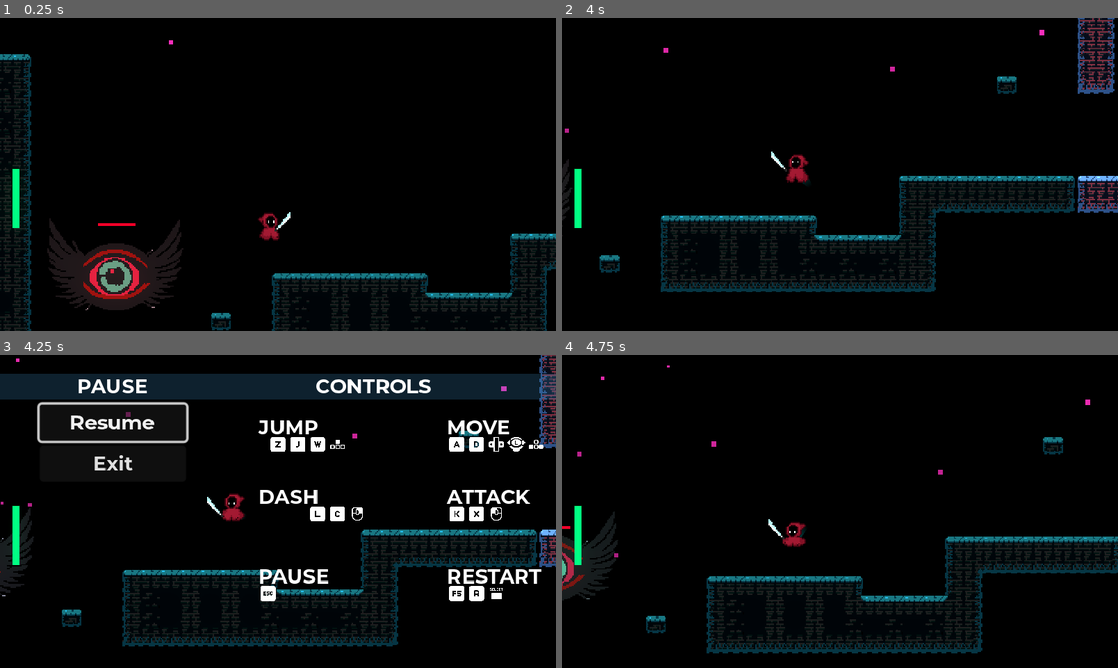
Above: before the commit, frames 1-4 (two rows, left to right).
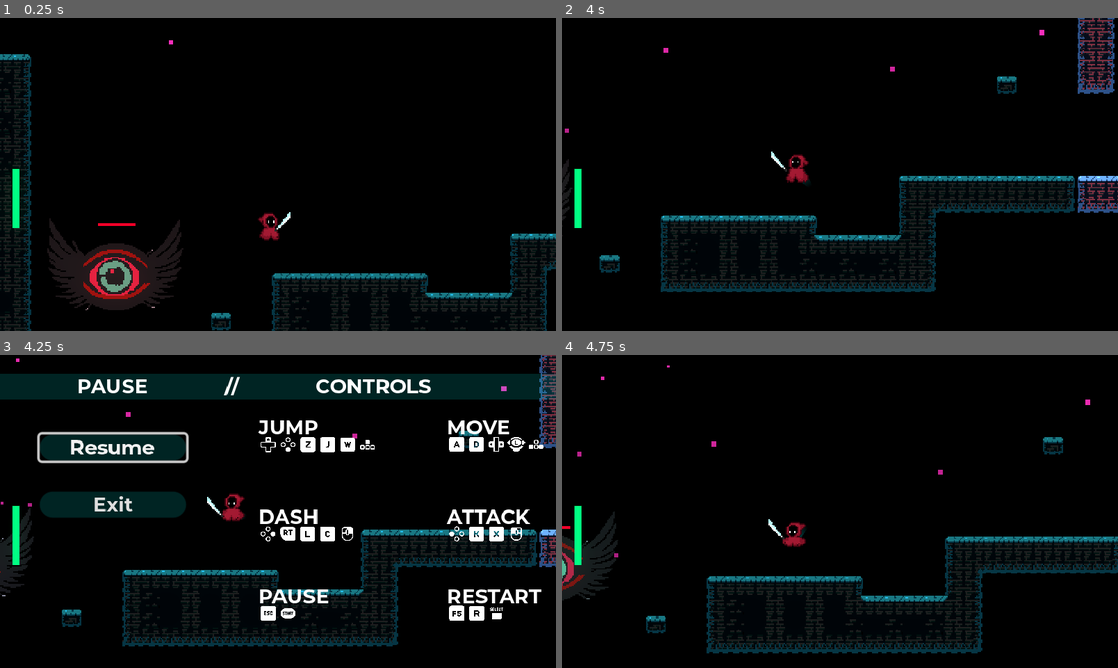
Above: after the commit, the same moments.

Repository: Driannn/AcerolaJam0
Game: Godot game, scene res://Scenes/Main scene/main_scene.tscn
Two runs of this game, one before a commit and one after it. Both use one fixed random seed, a clock stepped at 60 frames per second and the inputs below.
Inputs (mouse positions are in pixels of both pictures, inside the frame that each line leads up to):
- Up to frame 1 (0.25 s): no input
- Up to frame 2 (4 s): tap Enter (ui_accept) at 0.5 s; move the mouse to (962, 158) at 0.52 s; hold D (move_right) 0.53-1.28 s; tap X (attack) at 0.6, 2.85 s; click (962, 158) at 0.67 s; tap Space (jump) at 0.77, 1.52, 3.02, 3.77 s; move the mouse to (728, 190) at 1.27 s; hold S 1.28-2.03 s; tap C (dash) at 1.35, 3.6 s; move the mouse to (895, 105) at 2.02 s; hold D (move_right) 2.03-2.78 s; hold F 2.03-2.78 s; move the mouse to (812, 237) at 2.77 s; hold W 2.78-3.53 s; click (812, 237) at 2.92 s; move the mouse to (1006, 221) at 3.52 s; hold A (move_left) from 3.53 s (still down)
- Up to frame 3 (4.25 s): keep holding A (move_left); tap Escape (pause) at 4.15 s
- Up to frame 4 (4.75 s): keep holding A (move_left); move the mouse to (673, 464) at 4.27 s; tap F at 4.35 s; tap Space (jump) at 4.52 s

Frames 1-2 are identical in both runs. In frame 3, 9.3% of the frame differs, in the area x 6-98%, y 6-85%; in frame 4, nothing differs.

Commit message:
pause done

Diff:
--- a/Scenes/Entities/eye_enemy.tscn
+++ b/Scenes/Entities/eye_enemy.tscn
@@ -200,7 +200,7 @@
 collision_layer = 0
 collision_mask = 0
 script = ExtResource("4_o33od")
-damage = 15
+damage = 8
 
 [node name="CollisionShape2D" type="CollisionShape2D" parent="Sprite2D/MyHitBox"]
 position = Vector2(1.99998, -4.00001)
--- a/Scenes/UI/pause_menu.tscn
+++ b/Scenes/UI/pause_menu.tscn
@@ -10,6 +10,7 @@
 [ext_resource type="Texture2D" uid="uid://nc8b8l6sg26c" path="res://Assets/Icons/keyboard_f5.png" id="8_3gk24"]
 [ext_resource type="Texture2D" uid="uid://sg55d4rg2yml" path="res://Assets/Icons/keyboard_arrows_up_outline.png" id="8_xpxrr"]
 [ext_resource type="Texture2D" uid="uid://cu6dd5rqvv3jl" path="res://Assets/Icons/keyboard_w.png" id="9_1t8y4"]
+[ext_resource type="Texture2D" uid="uid://dsjimwyhychx5" path="res://Assets/Icons/switch_buttons_left_outline.png" id="9_77pfw"]
 [ext_resource type="Texture2D" uid="uid://bcxccopcvvwp8" path="res://Assets/Icons/keyboard_x.png" id="9_aixkr"]
 [ext_resource type="Texture2D" uid="uid://bn30ogctghnfu" path="res://Assets/Icons/keyboard_j.png" id="10_g6s16"]
 [ext_resource type="Texture2D" uid="uid://y0dubtfschn4" path="res://Assets/Icons/mouse_left_outline.png" id="10_gdahw"]
@@ -19,14 +20,33 @@
 [ext_resource type="Texture2D" uid="uid://75vqtnbd4vmg" path="res://Assets/Icons/keyboard_z.png" id="13_aarcg"]
 [ext_resource type="Texture2D" uid="uid://gan54okv4qi1" path="res://Assets/Icons/keyboard_l.png" id="14_q4mf8"]
 [ext_resource type="Texture2D" uid="uid://dhkyyie4rj8lp" path="res://Assets/Icons/keyboard_k.png" id="14_y8ieu"]
+[ext_resource type="Texture2D" uid="uid://bq1tur2s8fy7" path="res://Assets/Icons/switch_dpad_up_outline.png" id="15_6bj14"]
+[ext_resource type="Texture2D" uid="uid://bm25o28jeyn3l" path="res://Assets/Icons/switch_buttons_down_outline.png" id="16_uripk"]
 [ext_resource type="Texture2D" uid="uid://d2jjjpjbjva5l" path="res://Assets/Icons/mouse_right_outline.png" id="19_qyedj"]
+[ext_resource type="Texture2D" uid="uid://cy2y6wwjv5x42" path="res://Assets/Icons/switch_buttons_right_outline.png" id="21_3pr3g"]
 [ext_resource type="Texture2D" uid="uid://cv68r16exemex" path="res://Assets/Icons/playstation3_button_select.png" id="21_fg5rs"]
+[ext_resource type="Texture2D" uid="uid://bxps10jd0cvpu" path="res://Assets/Icons/xbox_rt.png" id="22_7hv88"]
+[ext_resource type="Texture2D" uid="uid://lfjhb51kkdrw" path="res://Assets/Icons/xbox_button_start.png" id="27_fqbrl"]
 
 [sub_resource type="StyleBoxLine" id="StyleBoxLine_ee35v"]
-color = Color(0.231373, 0.545098, 0.768627, 0.239216)
+color = Color(0.0156863, 0.952941, 0.945098, 0.14902)
 grow_begin = 300.0
 grow_end = 300.0
 thickness = 21
+
+[sub_resource type="StyleBoxFlat" id="StyleBoxFlat_gwflw"]
+bg_color = Color(0.0156863, 0.952941, 0.945098, 0.14902)
+corner_radius_top_left = 50
+corner_radius_top_right = 50
+corner_radius_bottom_right = 50
+corner_radius_bottom_left = 50
+
+[sub_resource type="StyleBoxFlat" id="StyleBoxFlat_wy4fg"]
+bg_color = Color(0.0156863, 0.952941, 0.945098, 0.14902)
+corner_radius_top_left = 50
+corner_radius_top_right = 50
+corner_radius_bottom_right = 50
+corner_radius_bottom_left = 50
 
 [sub_resource type="StyleBoxEmpty" id="StyleBoxEmpty_raoul"]
 
@@ -52,23 +72,30 @@
 grow_vertical = 2
 theme_override_styles/panel = SubResource("StyleBoxLine_ee35v")
 
+[node name="Label" type="Label" parent="Panel"]
+layout_mode = 2
+offset_right = 118.0
+offset_bottom = 21.0
+theme_override_fonts/font = ExtResource("1_fvnia")
+text = "PAUSE"
+horizontal_alignment = 1
+
 [node name="VBoxContainer" type="VBoxContainer" parent="Panel"]
 layout_mode = 1
 anchors_preset = 15
 anchor_right = 1.0
 anchor_bottom = 1.0
+offset_top = 49.0
+offset_bottom = -3.0
 grow_horizontal = 2
 grow_vertical = 2
-
-[node name="Label" type="Label" parent="Panel/VBoxContainer"]
-layout_mode = 2
-theme_override_fonts/font = ExtResource("1_fvnia")
-text = "PAUSE"
-horizontal_alignment = 1
+theme_override_constants/separation = 25
 
 [node name="Reusme" type="Button" parent="Panel/VBoxContainer"]
 layout_mode = 2
 theme_override_fonts/font = ExtResource("1_fvnia")
+theme_override_styles/normal = SubResource("StyleBoxFlat_gwflw")
+button_mask = 5
 text = "Resume"
 
 [node name="Controls" type="Button" parent="Panel/VBoxContainer"]
@@ -86,6 +113,7 @@
 [node name="Exit" type="Button" parent="Panel/VBoxContainer"]
 layout_mode = 2
 theme_override_fonts/font = ExtResource("1_fvnia")
+theme_override_styles/normal = SubResource("StyleBoxFlat_wy4fg")
 text = "Exit"
 
 [node name="Panel2" type="Panel" parent="."]
@@ -107,6 +135,16 @@
 text = "CONTROLS"
 horizontal_alignment = 1
 
+[node name="SEPARATOR" type="Label" parent="Panel2"]
+layout_mode = 2
+offset_left = 128.0
+offset_top = 15.0
+offset_right = 246.0
+offset_bottom = 36.0
+theme_override_fonts/font = ExtResource("1_fvnia")
+text = "//"
+horizontal_alignment = 1
+
 [node name="Move" type="Label" parent="Panel2"]
 layout_mode = 2
 offset_left = 360.0
@@ -144,43 +182,53 @@
 [node name="Attack" type="Label" parent="Panel2"]
 layout_mode = 2
 offset_left = 360.0
-offset_top = 104.0
+offset_top = 120.0
 offset_right = 440.0
-offset_bottom = 125.0
+offset_bottom = 141.0
 theme_override_fonts/font = ExtResource("1_fvnia")
 text = "ATTACK"
 
 [node name="KeyboardK" type="Sprite2D" parent="Panel2"]
-position = Vector2(368, 128)
+position = Vector2(384.024, 144.024)
 scale = Vector2(0.123693, 0.123693)
 texture = ExtResource("14_y8ieu")
 
+[node name="SwitchButtonsLeftOutline" type="Sprite2D" parent="Panel2"]
+position = Vector2(368.024, 144.024)
+scale = Vector2(0.125375, 0.125375)
+texture = ExtResource("9_77pfw")
+
 [node name="KeyboardX" type="Sprite2D" parent="Panel2"]
-position = Vector2(384, 128)
+position = Vector2(400.024, 144.024)
 scale = Vector2(0.124491, 0.124491)
 texture = ExtResource("9_aixkr")
 
 [node name="MouseLeftOutline" type="Sprite2D" parent="Panel2"]
-position = Vector2(400, 128)
+position = Vector2(416.024, 144.024)
 scale = Vector2(0.122041, 0.122041)
 texture = ExtResource("10_gdahw")
 
 [node name="Restart" type="Label" parent="Panel2"]
 layout_mode = 2
-offset_left = 360.0
-offset_top = 168.0
-offset_right = 440.0
-offset_bottom = 189.0
+offset_left = 360.145
+offset_top = 184.0
+offset_right = 440.145
+offset_bottom = 205.0
 theme_override_fonts/font = ExtResource("1_fvnia")
 text = "RESTART"
 
+[node name="Playstation3ButtonSelect" type="Sprite2D" parent="Panel2"]
+position = Vector2(400.145, 208)
+scale = Vector2(0.12684, 0.12684)
+texture = ExtResource("21_fg5rs")
+
 [node name="KeyboardF5" type="Sprite2D" parent="Panel2"]
-position = Vector2(368, 192)
+position = Vector2(368.145, 208)
 scale = Vector2(0.128569, 0.128569)
 texture = ExtResource("8_3gk24")
 
 [node name="KeyboardR" type="Sprite2D" parent="Panel2"]
-position = Vector2(384, 192)
+position = Vector2(384.145, 208)
 scale = Vector2(0.125835, 0.125835)
 texture = ExtResource("12_1oov4")
 
@@ -193,68 +241,88 @@
 theme_override_fonts/font = ExtResource("1_fvnia")
 text = "JUMP"
 
+[node name="SwitchDpadUpOutline" type="Sprite2D" parent="Panel2"]
+position = Vector2(216.117, 72.1993)
+scale = Vector2(0.126833, 0.126833)
+texture = ExtResource("15_6bj14")
+
+[node name="SwitchButtonsDownOutline" type="Sprite2D" parent="Panel2"]
+position = Vector2(232.117, 72.1993)
+scale = Vector2(0.122943, 0.122943)
+texture = ExtResource("16_uripk")
+
 [node name="KeyboardZ" type="Sprite2D" parent="Panel2"]
-position = Vector2(224, 72)
+position = Vector2(248.117, 72.1993)
 scale = Vector2(0.124321, 0.124321)
 texture = ExtResource("13_aarcg")
 
 [node name="KeyboardArrowsUpOutline" type="Sprite2D" parent="Panel2"]
-position = Vector2(272, 72)
+position = Vector2(296.117, 72.1993)
 scale = Vector2(0.128114, 0.128114)
 texture = ExtResource("8_xpxrr")
 
 [node name="KeyboardJ" type="Sprite2D" parent="Panel2"]
-position = Vector2(240, 72)
+position = Vector2(264.117, 72.1993)
 scale = Vector2(0.126702, 0.126702)
 texture = ExtResource("10_g6s16")
 
 [node name="KeyboardW" type="Sprite2D" parent="Panel2"]
-position = Vector2(256, 72)
+position = Vector2(280.117, 72.1993)
 scale = Vector2(0.121213, 0.121213)
 texture = ExtResource("9_1t8y4")
 
 [node name="Dash" type="Label" parent="Panel2"]
 layout_mode = 2
 offset_left = 208.0
-offset_top = 104.0
+offset_top = 120.0
 offset_right = 265.0
-offset_bottom = 125.0
+offset_bottom = 141.0
 theme_override_fonts/font = ExtResource("1_fvnia")
 text = "DASH"
 
+[node name="SwitchButtonsRightOutline" type="Sprite2D" parent="Panel2"]
+position = Vector2(216.017, 144.079)
+scale = Vector2(0.125259, 0.125259)
+texture = ExtResource("21_3pr3g")
+
+[node name="XboxRt" type="Sprite2D" parent="Panel2"]
+position = Vector2(232.017, 144.079)
+scale = Vector2(0.126239, 0.126239)
+texture = ExtResource("22_7hv88")
+
 [node name="KeyboardC" type="Sprite2D" parent="Panel2"]
-position = Vector2(271.927, 128.02)
+position = Vector2(263.943, 144.099)
 scale = Vector2(0.125309, 0.125309)
 texture = ExtResource("10_gydik")
 
 [node name="KeyboardL" type="Sprite2D" parent="Panel2"]
-position = Vector2(255.927, 128.02)
+position = Vector2(247.943, 144.099)
 scale = Vector2(0.123858, 0.123858)
 texture = ExtResource("14_q4mf8")
 
 [node name="MouseRightOutline" type="Sprite2D" parent="Panel2"]
-position = Vector2(288, 128)
-scale = Vector2(0.121753, 0.121753)
+position = Vector2(280.017, 144.079)
+scale = Vector2(0.125293, 0.125293)
 texture = ExtResource("19_qyedj")
 
 [node name="Pause" type="Label" parent="Panel2"]
 layout_mode = 2
-offset_left = 208.0
-offset_top = 168.0
-offset_right = 358.0
-offset_bottom = 189.0
+offset_left = 208.145
+offset_top = 184.0
+offset_right = 358.145
+offset_bottom = 205.0
 theme_override_fonts/font = ExtResource("1_fvnia")
 text = "PAUSE"
 
+[node name="XboxButtonStart" type="Sprite2D" parent="Panel2"]
+position = Vector2(232.145, 208)
+scale = Vector2(0.12527, 0.12527)
+texture = ExtResource("27_fqbrl")
+
 [node name="KeyboardEscape" type="Sprite2D" parent="Panel2"]
-position = Vector2(216, 192)
+position = Vector2(216.145, 208)
 scale = Vector2(0.127268, 0.127268)
 texture = ExtResource("11_sof87")
 
-[node name="Playstation3ButtonSelect" type="Sprite2D" parent="."]
-position = Vector2(400, 192)
-scale = Vector2(0.12684, 0.12684)
-texture = ExtResource("21_fg5rs")
-
 [connection signal="pressed" from="Panel/VBoxContainer/Reusme" to="." method="_on_reusme_pressed"]
 [connection signal="pressed" from="Panel/VBoxContainer/Exit" to="." method="_on_exit_pressed"]
Binary file added: Assets/Icons/xbox_rt.png
Not shown, added: Assets/Icons/xbox_rt.png.import
Not shown: 1 places in Scenes/UI/pause_menu.tscn that only renumber resources
